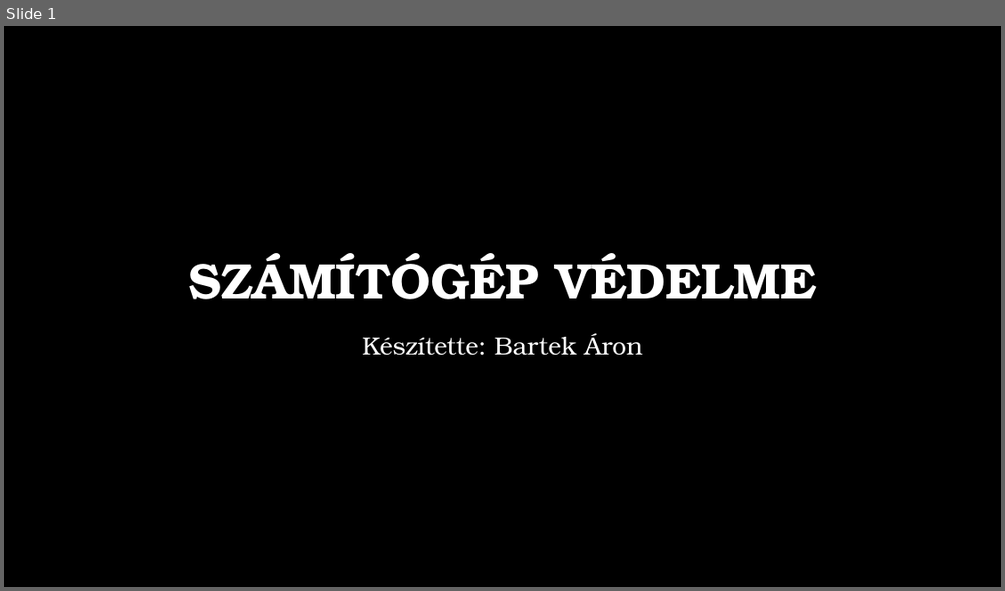
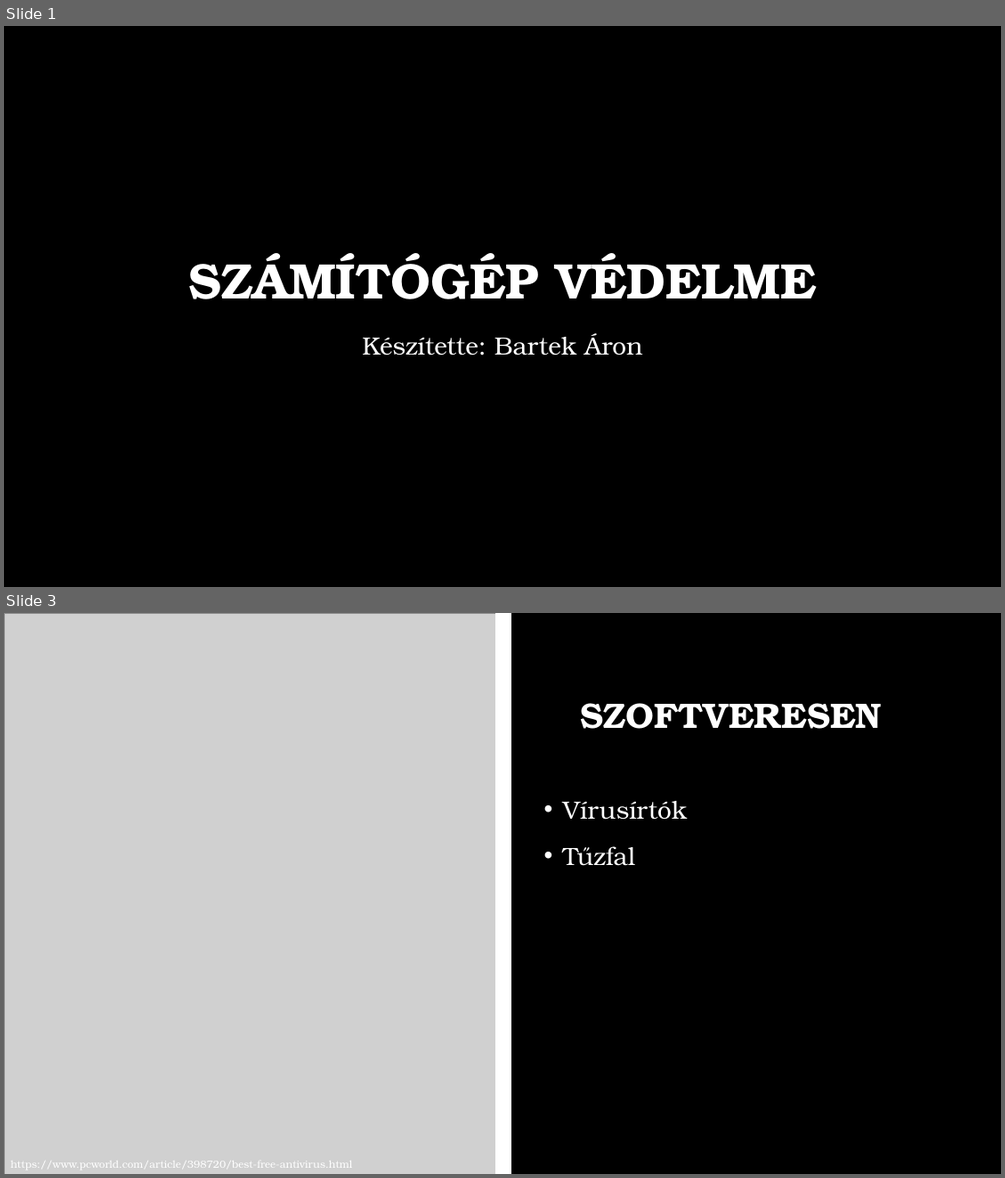
Before and after one commit to bartekaron/Sz-m-t-g-p-v-delme, a slide deck: Számítógép védelme.pptx. Shown one above the other, each under a label of ours: slide 1 before the commit, slides 1 and 3 after it; the slides between them are not shown. The pictures are 1005x591 and 1005x1178 pixels, drawn with LibreOffice and Linux fonts; fonts in the diff are those of the drawing; grey boxes stand for pictures; background and template pictures are left out. Boxes give left, top, right and bottom in pixels: in the first picture for what was removed or moved away, otherwise in the second. Text is boxed around its words. In the diff, an @@ line names an element or a change of style, - is before the commit and + after.

```diff
--- a/Számítógép védelme.pptx
+++ b/Számítógép védelme.pptx
@@ slide 3 added at [4, 613, 1001, 1174], background picture (left out) @@
@@ picture added at [4, 613, 502, 1174] @@
@@ line added from (503, 617) to (503, 1170), #FFFFFF 15 pt @@
@@ title added at [580, 703, 882, 729], 34 pt, text #FFFFFF, bold @@
+SZOFTVERESEN
@@ text added at [563, 801, 688, 866], 24 pt, text #FFFFFF @@
+• Vírusírtók
+• Tűzfal
@@ text added at [10, 1160, 352, 1169], 10 pt, text #FFFFFF @@
+https://www.pcworld.com/article/398720/best-free-antivirus.html
```
Also in this commit, not shown: 4 slides changed, 4 other slides added, 6 slides removed.
